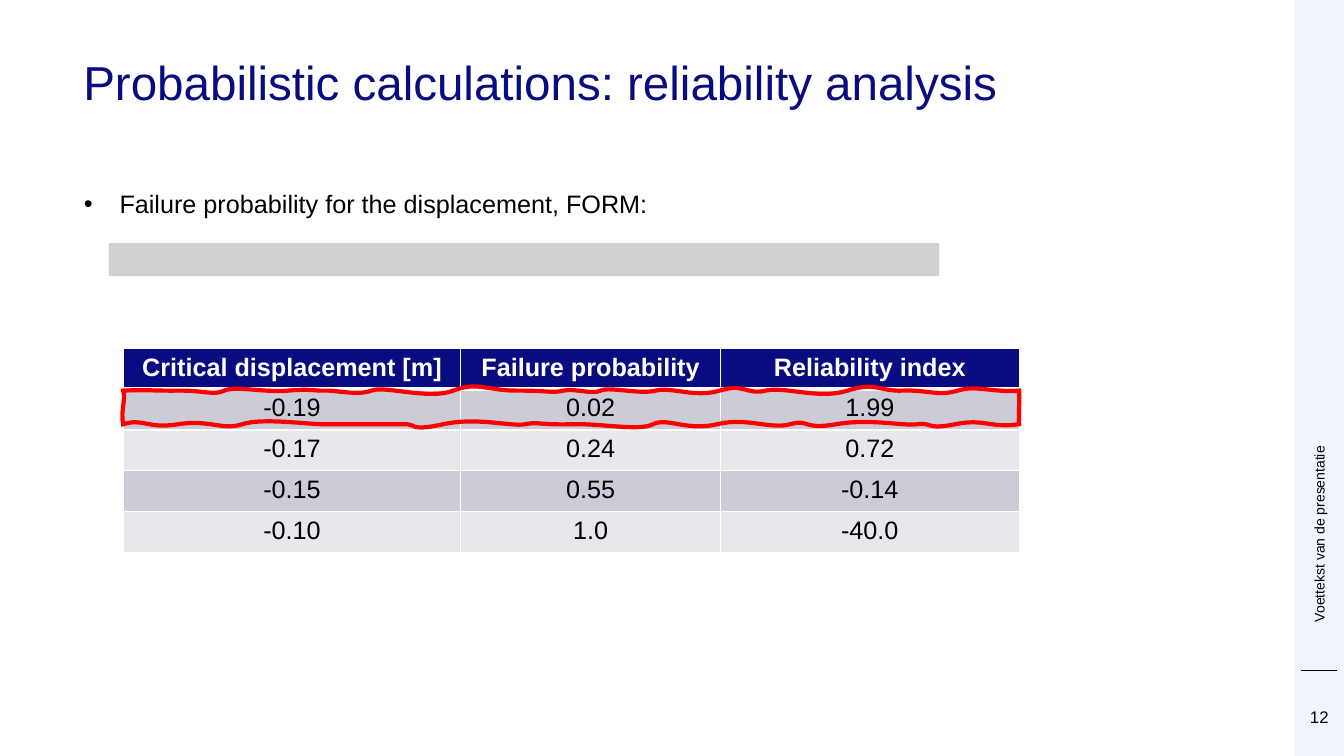
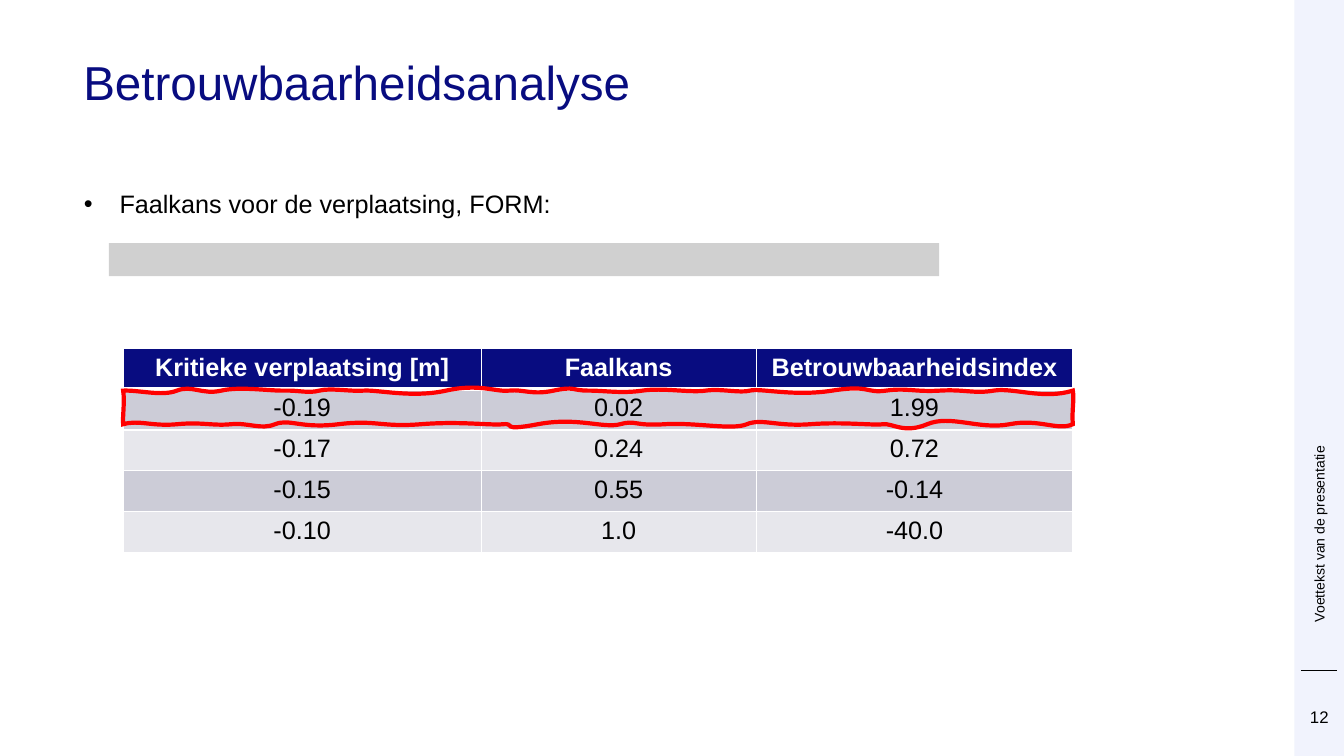
Before and after one commit to Deltares/ProbabilisticLibrary, a slide deck: slide 12 of sources/Deltares.Probabilistic.PWrapper.Examples/kratos/Prob Kratos DSD.pptx. Drawn at 1344x756 pixels with LibreOffice and Linux fonts; fonts in the diff are those of the drawing; grey boxes stand for pictures; background and template pictures are left out. Boxes give left, top, right and bottom in pixels: in the first picture for what was removed or moved away, otherwise in the second. Text is boxed around its words. In the diff, an @@ line names an element or a change of style, - is before the commit and + after.

```diff
--- a/sources/Deltares.Probabilistic.PWrapper.Examples/kratos/Prob Kratos DSD.pptx
+++ b/sources/Deltares.Probabilistic.PWrapper.Examples/kratos/Prob Kratos DSD.pptx
@@ title at box(83, 65, 630, 110): text changed @@
-Probabilistic calculations: reliability analysis
+Betrouwbaarheidsanalyse
@@ text at box(120, 194, 550, 219): text changed @@
-• Failure probability for the displacement, FORM:
+• Faalkans voor de verplaatsing, FORM:
@@ table at box(123, 348, 1073, 553) @@
-row 1: Critical displacement [m] | Failure probability | Reliability index
+row 1: Kritieke verplaatsing [m] | Faalkans | Betrouwbaarheidsindex
@@ table: place and size @@
-table at box(123, 348, 1019, 553)
+table at box(123, 348, 1073, 553)
@@ freeform shape: place and size @@
-freeform shape at box(123, 391, 1019, 424)
+freeform shape at box(123, 391, 1073, 424)
```
Also in this commit, not shown: 18 other slides changed.
